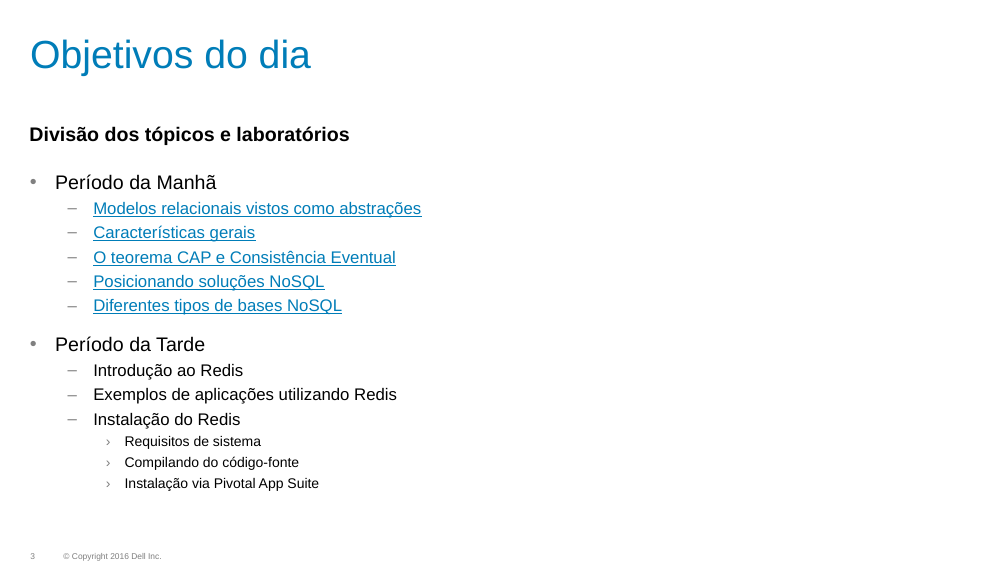
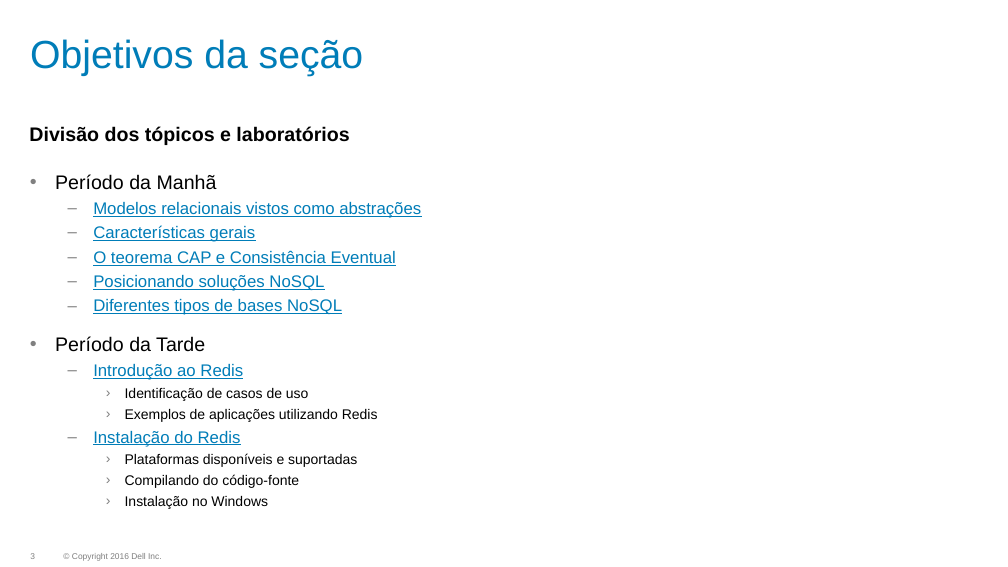
Before and after one commit to dougspadottoemc/Redis-HandsOn, a slide deck: slide 3 of slides/00_Introducao a NoSQL e Redis.pptx. Drawn at 1008x567 pixels with LibreOffice and Linux fonts; fonts in the diff are those of the drawing; background and template pictures are left out. Boxes give left, top, right and bottom in pixels: in the first picture for what was removed or moved away, otherwise in the second. Text is boxed around its words. In the diff, an @@ line names an element or a change of style, - is before the commit and + after.

```diff
--- a/slides/00_Introducao a NoSQL e Redis.pptx
+++ b/slides/00_Introducao a NoSQL e Redis.pptx
@@ title at (x1=30, y1=39, x2=364, y2=76): text changed @@
-Objetivos do dia
+Objetivos da seção
@@ text at (x1=93, y1=364, x2=378, y2=447): text colour #000000 to #007DB8, underline on in "Introdução ao Redis", "Instalação do Redis"; size 12 to 10 pt in "Exemplos de aplicações utilizando Redis"; bullet – to ›; list level 2 to 3 in "Exemplos de aplicações utilizando Redis" @@
@@ text at (x1=125, y1=388, x2=309, y2=401): paragraph added @@
+    › Identificação de casos de uso
@@ text at (x1=125, y1=453, x2=357, y2=467): text changed @@
-    › Requisitos de sistema
+    › Plataformas disponíveis e suportadas
@@ text at (x1=125, y1=478, x2=319, y2=491): text changed @@
-    › Instalação via Pivotal App Suite
+    › Instalação no Windows
```
Also in this commit, not shown: 2 other slides changed, 19 slides added, 1 slide removed, 1 other file.
